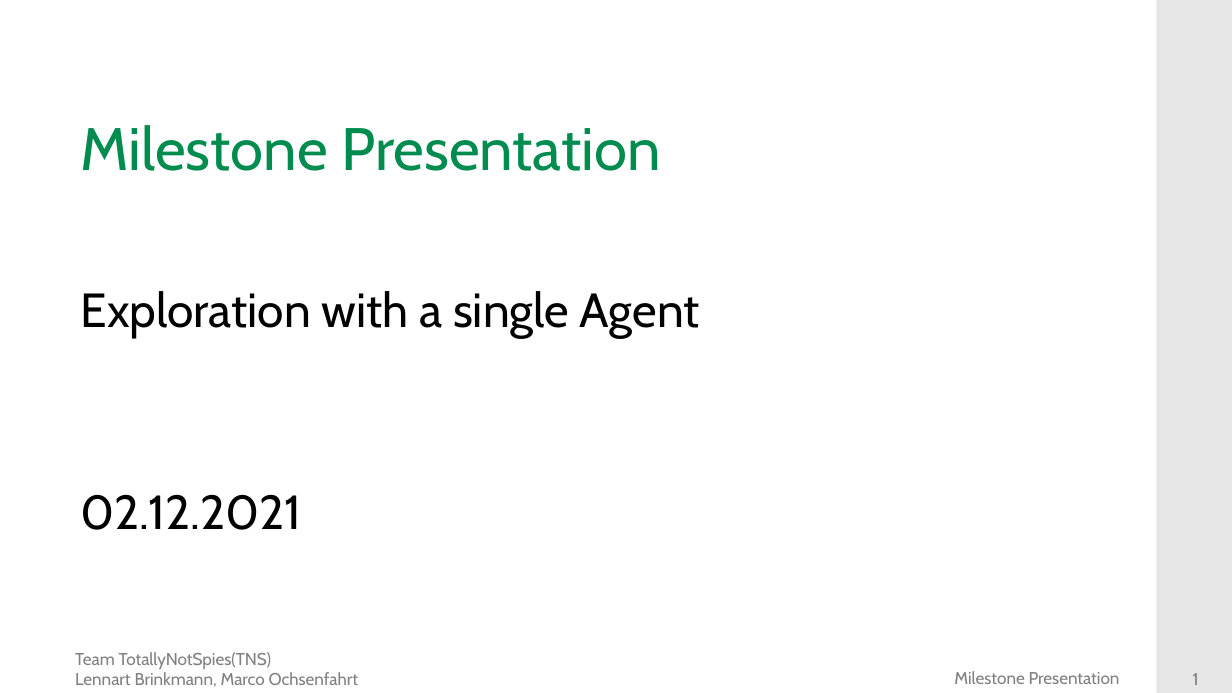
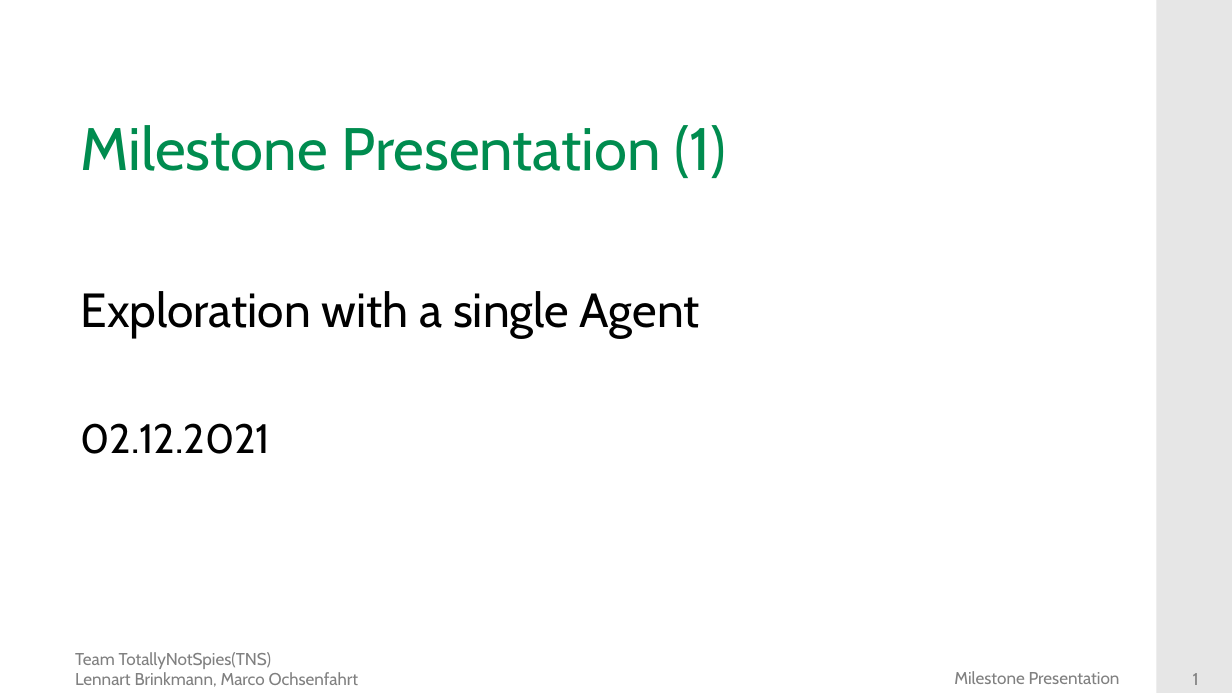
Before and after one commit to DieMango/PiB_Bri_Och, a slide deck: slide 1 of Milestone1 Presentation.pptx. Drawn at 1232x693 pixels with LibreOffice and Linux fonts; fonts in the diff are those of the drawing; background and template pictures are left out. Boxes give left, top, right and bottom in pixels: in the first picture for what was removed or moved away, otherwise in the second. Text is boxed around its words. In the diff, an @@ line names an element or a change of style, - is before the commit and + after.

```diff
--- a/Milestone1 Presentation.pptx
+++ b/Milestone1 Presentation.pptx
@@ title at [81, 125, 726, 178]: text changed @@
-Milestone Presentation
+Milestone Presentation (1)
@@ subtitle at [81, 423, 271, 454]: size 28 to 24 pt in "02.12.2021" @@
```
Also in this commit, not shown: 3 other slides changed, 3 slides added, 2 slides removed.
